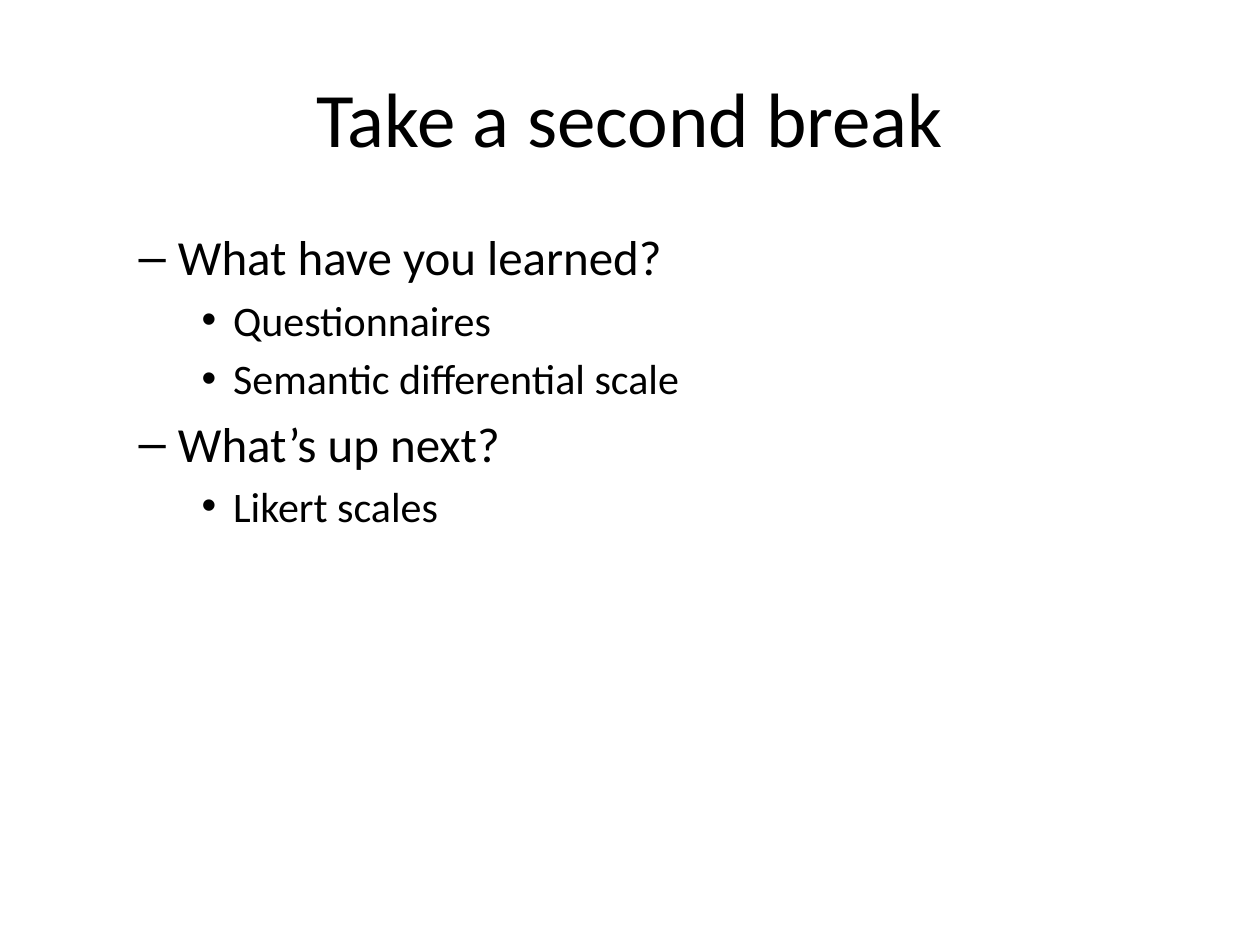
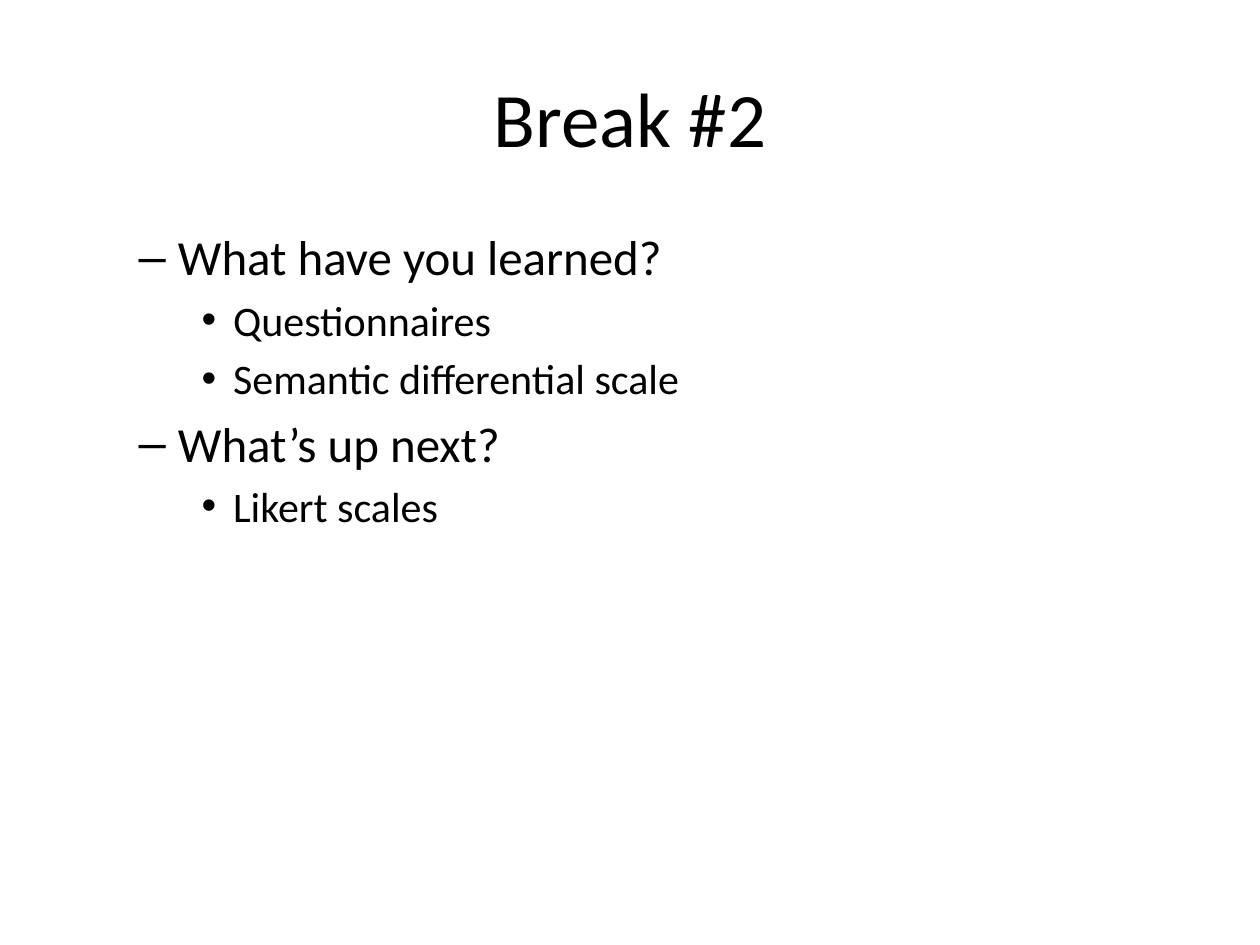
Before and after one commit to pmean/classes, a slide deck: slide 15 of clinical-research-methodology/results/video10-data-collection.pptx. Drawn at 1260x945 pixels with LibreOffice and Linux fonts; fonts in the diff are those of the drawing. Boxes give left, top, right and bottom in pixels: in the first picture for what was removed or moved away, otherwise in the second. Text is boxed around its words. In the diff, an @@ line names an element or a change of style, - is before the commit and + after.

```diff
--- a/clinical-research-methodology/results/video10-data-collection.pptx
+++ b/clinical-research-methodology/results/video10-data-collection.pptx
@@ title at box(494, 93, 766, 148): text changed @@
-Take a second break
+Break #2
```
Also in this commit, not shown: 5 other slides changed, 4 slides added, 1 other file.
